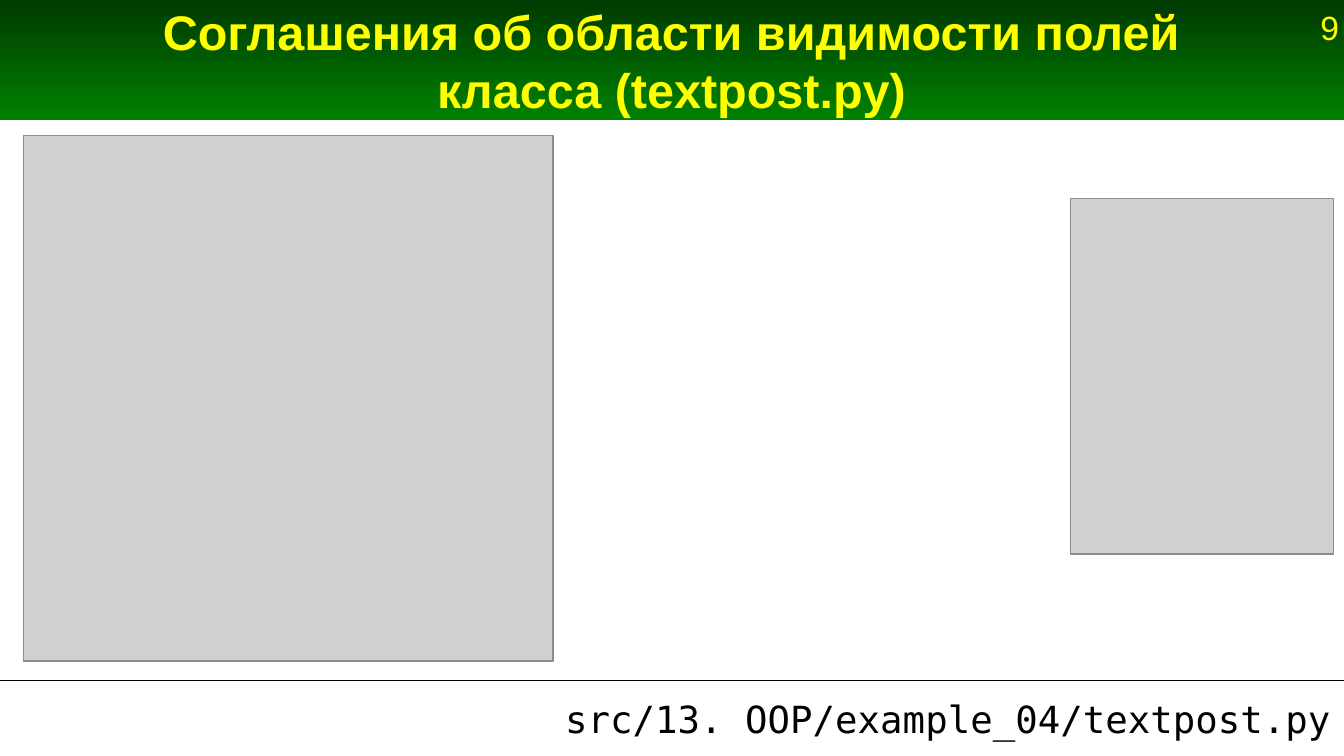
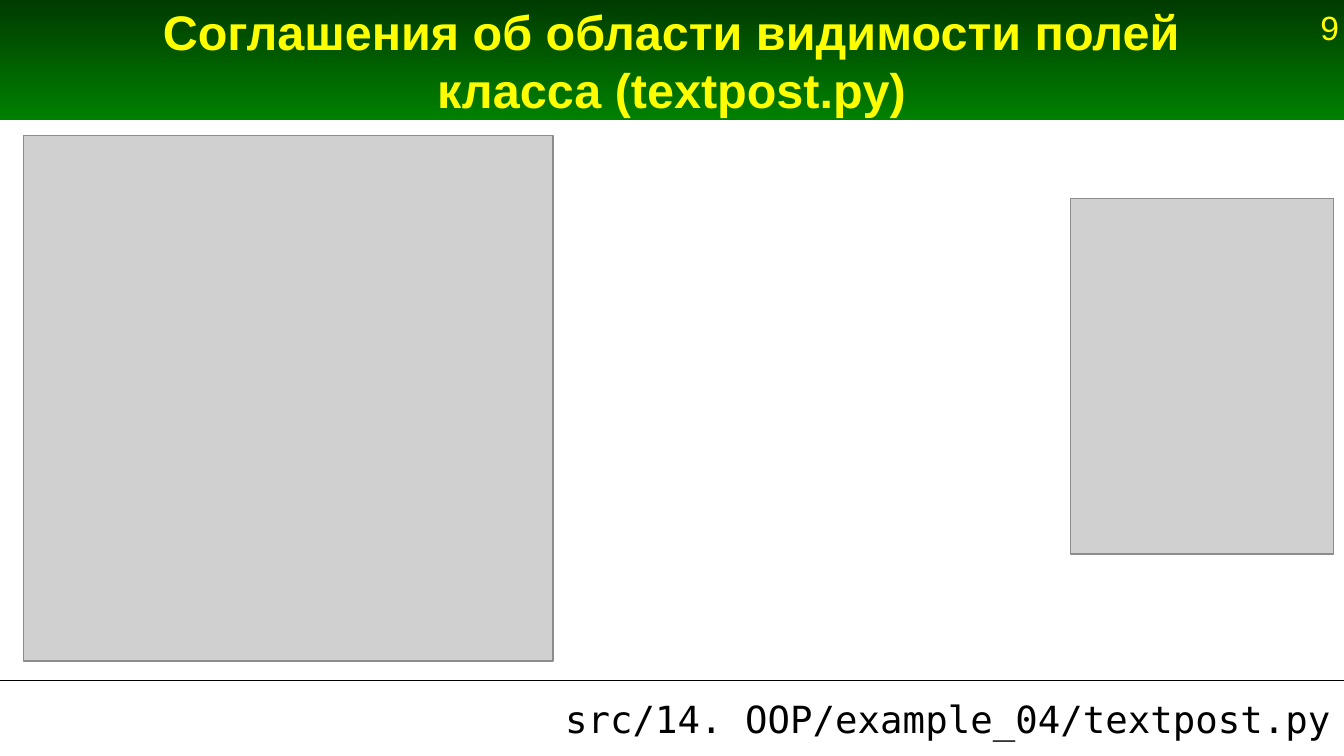
Before and after one commit to Jenyay/python-lectures, a slide deck: slide 9 of presentations/14. OOP.odp. Drawn at 1344x756 pixels with LibreOffice and Linux fonts; fonts in the diff are those of the drawing; grey boxes stand for pictures. Boxes give left, top, right and bottom in pixels: in the first picture for what was removed or moved away, otherwise in the second. Text is boxed around its words. In the diff, an @@ line names an element or a change of style, - is before the commit and + after.

```diff
--- a/presentations/14. OOP.odp
+++ b/presentations/14. OOP.odp
@@ title at [565, 704, 1330, 741]: text changed @@
-src/13. OOP/example_04/textpost.py
+src/14. OOP/example_04/textpost.py
```
Also in this commit, not shown: 60 other slides changed, 1 slide removed, 1 other file.
